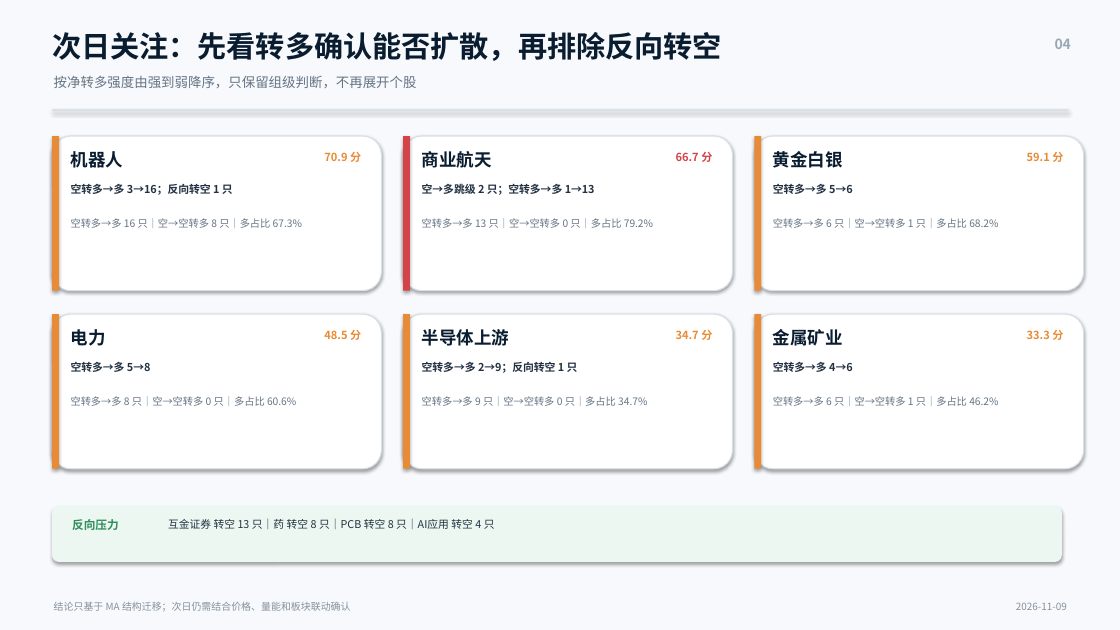
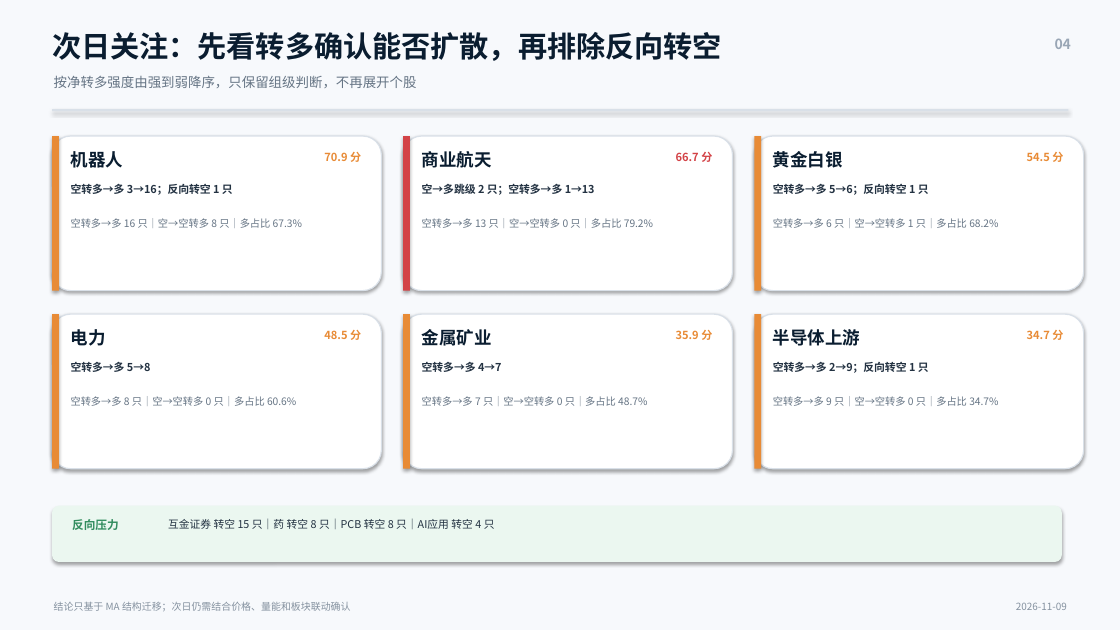
Before and after one commit to nancybhc/a-share-blast-lab, a slide deck: slide 4 of assets/多空阶段简报_2026-11-09.pptx. Drawn at 1120x630 pixels with LibreOffice and Linux fonts; fonts in the diff are those of the drawing. Boxes give left, top, right and bottom in pixels: in the first picture for what was removed or moved away, otherwise in the second. Text is boxed around its words. In the diff, an @@ line names an element or a change of style, - is before the commit and + after.

```diff
--- a/assets/多空阶段简报_2026-11-09.pptx
+++ b/assets/多空阶段简报_2026-11-09.pptx
@@ text at box(1027, 152, 1063, 162): text changed @@
-59.1 分
+54.5 分
@@ text at box(773, 184, 929, 195): text changed @@
-空转多→多 5→6
+空转多→多 5→6；反向转空 1 只
@@ text at box(422, 329, 492, 346): text changed @@
-半导体上游
+金属矿业
@@ text at box(773, 329, 860, 346): text changed @@
-金属矿业
+半导体上游
@@ text at box(676, 330, 712, 340): text changed @@
-34.7 分
+35.9 分
@@ text at box(1027, 330, 1063, 340): text changed @@
-33.3 分
+34.7 分
@@ text at box(422, 362, 502, 372): text changed @@
-空转多→多 2→9；反向转空 1 只
+空转多→多 4→7
@@ text at box(773, 362, 929, 373): text changed @@
-空转多→多 4→6
+空转多→多 2→9；反向转空 1 只
@@ text at box(422, 396, 647, 406): text changed @@
-空转多→多 9 只｜空→空转多 0 只｜多占比 34.7%
+空转多→多 7 只｜空→空转多 0 只｜多占比 48.7%
@@ text at box(773, 396, 998, 406): text changed @@
-空转多→多 6 只｜空→空转多 1 只｜多占比 46.2%
+空转多→多 9 只｜空→空转多 0 只｜多占比 34.7%
```
Also in this commit, not shown: 2 other slides changed, 13 other files.
